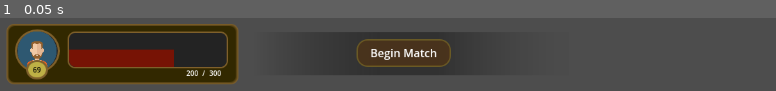
Above: before the commit, frame 1.
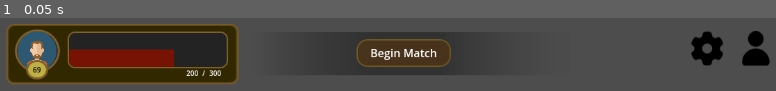
Above: after the commit, the same moment.

Repository: cessDevs1419/Game-Development---Edelstein-Academy
Game: Godot game, scene res://ui/ingame_interface/ingame_interface.tscn
The game is run twice, just before and just after one commit, with the same random seed, the same clock (stepped at 60 frames per second) and the same inputs.
Inputs:
- Up to frame 1 (0.05 s): no input

The runs differ from the first frame. In frame 1, 2.3% of the frame differs, in the area x 89-100%, y 17-66%.

Commit message:
new component for icon button

Diff:
--- a/Assets/Components/Header_container/Headers.tscn
+++ b/Assets/Components/Header_container/Headers.tscn
@@ -1,6 +1,6 @@
 [gd_scene load_steps=9 format=3 uid="uid://bulrtsdppkj4v"]
 
-[ext_resource type="Script" path="res://Assets/Components/Header_container/Headers.gd" id="1_8wxo1"]
+[ext_resource type="Script" path="res://Assets/Components/Header_Container/Headers.gd" id="1_8wxo1"]
 
 [sub_resource type="Gradient" id="Gradient_e2pv5"]
 offsets = PackedFloat32Array(0, 0.8)
--- /dev/null
+++ b/Assets/Components/Icon_Button/Icon_Button.gd
@@ -0,0 +1,26 @@
+extends TextureButton
+
+var btn_texture
+
+
+
+func _ready():
+	pass
+
+func _pressed():
+	print('kwan')
+	pass
+
+func icon(icon: String):
+	match icon:
+		"settings":
+			print(icon)
+			texture_normal = preload("res://Assets/Sprites/Setting.png")
+		"profile":
+			texture_normal = preload("res://Assets/Sprites/Avatar.png")
+		"default":
+			texture_normal = preload("res://Assets/Sprites/Avatar.png")
+	pass
+
+func _process(delta):
+	pass
--- /dev/null
+++ b/Assets/Components/Icon_Button/Icon_Button.tscn
@@ -0,0 +1,13 @@
+[gd_scene load_steps=2 format=3 uid="uid://c38rx4qoin7y0"]
+
+[ext_resource type="Script" path="res://Assets/Components/Icon_Button/Icon_Button.gd" id="1_4x1bw"]
+
+[node name="IconButton" type="TextureButton"]
+anchors_preset = -1
+anchor_right = 1.0
+anchor_bottom = 1.0
+offset_right = -1152.0
+offset_bottom = -648.0
+toggle_mode = true
+stretch_mode = 3
+script = ExtResource("1_4x1bw")
--- a/assets/components/character_selection/character_selection.gd
+++ b/assets/components/character_selection/character_selection.gd
@@ -11,7 +11,7 @@
 var avatarButton
 var avatarPannel
 
-var global_function = preload("res://assets/scripts/functions.gd").new()
+var global_function = preload("res://Assets/Scripts/Functions.gd").new()
 
 func _ready():
 	title_container = get_node("Character_panel/Title_container")
--- a/assets/components/status_bar/status_bar.gd
+++ b/assets/components/status_bar/status_bar.gd
@@ -10,7 +10,7 @@
 var texture
 var healthbar
 
-var global_function = preload("res://assets/scripts/functions.gd").new()
+var global_function = preload("res://Assets/Scripts/Functions.gd").new()
 
 func _ready():
 	#namenode = get_node("Panel/Panel/Title_container/Name_holder")
--- a/ui/ingame_interface/ingame_interface.gd
+++ b/ui/ingame_interface/ingame_interface.gd
@@ -1,19 +1,32 @@
 extends Control
 
+var ui
 var characters
 var canvasLayer
-var vbox_container
+var hbox_container
 var avatar_icon
 
-@onready var status_bar = preload("res://assets/components/status_bar/status_bar.tscn").instantiate()
-@onready var headers = preload("res://Assets/Components/Header_container/Headers.tscn").instantiate()
+@onready var status_bar = preload("res://Assets/Components/Status_Bar/Status_Bar.tscn").instantiate()
+@onready var headers = preload("res://Assets/Components/Header_Container/Headers.tscn").instantiate()
+@onready var button_icons = preload("res://Assets/Components/Icon_Button/Icon_Button.tscn")
 #@onready var characters_selection_scene = preload("res://assets/components/character_selection/character_selection.tscn").instantiate()
 
 func _ready():
-	var ui = $CanvasLayer
+	ui = $CanvasLayer
+	hbox_container = $CanvasLayer/HBoxContainer
+	avatar_icon = Image.load_from_file("res://Assets/Sprites/Sample_Avatar.png")
+
 	ui.add_child(status_bar)
 	ui.add_child(headers)
-	avatar_icon = Image.load_from_file("res://assets/sprites/sample_avatar.png")
+
+	var button1 = button_icons.instantiate()
+	button1.icon("settings")
+	hbox_container.add_child(button1)
+	var button2 = button_icons.instantiate()
+	button2.icon("profile")
+	hbox_container.add_child(button2)
+
+
 
 	#status bar
 	status_bar.update_avatar(avatar_icon)
@@ -37,6 +50,5 @@
 	pass
 
 func _add_characters(character_instance, character_id: String, character_name: String, character_lvlcount: String, avatar: String):
-	vbox_container = $CanvasLayer/VBoxContainer
-	vbox_container.add_child(character_instance)
 	character_instance._character_content(character_id, character_name, character_lvlcount, avatar)
+	pass
--- a/ui/ingame_interface/ingame_interface.tscn
+++ b/ui/ingame_interface/ingame_interface.tscn
@@ -14,13 +14,9 @@
 
 [node name="CanvasLayer" type="CanvasLayer" parent="."]
 
-[node name="VBoxContainer" type="VBoxContainer" parent="CanvasLayer"]
-anchors_preset = 1
-anchor_left = 1.0
-anchor_right = 1.0
-offset_left = -264.0
-offset_top = 23.0
-offset_bottom = 330.0
-grow_horizontal = 0
-size_flags_horizontal = 8
-theme_override_constants/separation = 70
+[node name="HBoxContainer" type="HBoxContainer" parent="CanvasLayer"]
+offset_left = 1002.0
+offset_top = 19.0
+offset_right = 1183.0
+offset_bottom = 92.0
+theme_override_constants/separation = 20
Binary file added: Assets/Sprites/Avatar.png
Not shown, added: Assets/Sprites/Avatar.png.import
Binary file added: Assets/Sprites/Setting.png
Not shown, added: Assets/Sprites/Setting.png.import
Not shown, added: Assets/Components/Icon_Button/Ico1A7A.tmp
Not shown, added: Assets/Components/Icon_Button/Ico30D0.tmp
